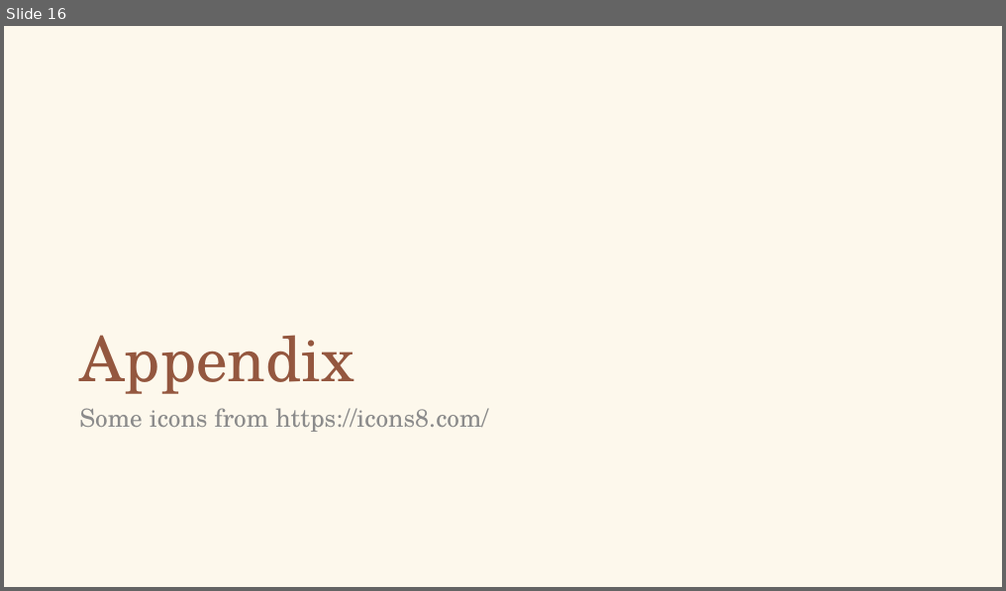
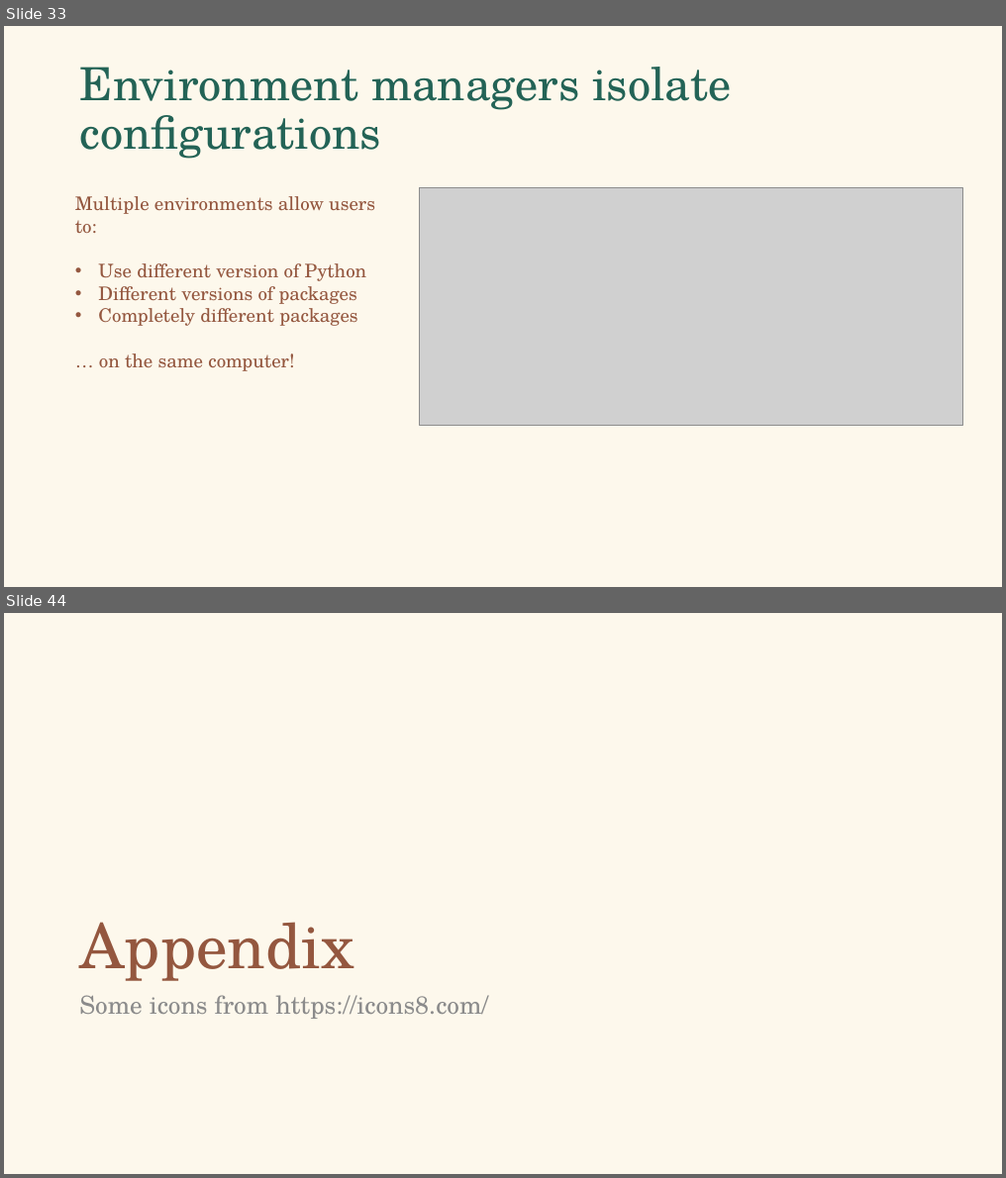
Before and after one commit to falconair/ProgrammingForAnalytics, a slide deck: lectures/080_env_pkg_management/Python environment and package management.pptx. Shown one above the other, each under a label of ours: slide 16 before the commit, slides 33 and 44 after it; the slides between them are not shown. The pictures are 1006x591 and 1006x1178 pixels, drawn with LibreOffice and Linux fonts; fonts in the diff are those of the drawing; grey boxes stand for pictures. Boxes give left, top, right and bottom in pixels: in the first picture for what was removed or moved away, otherwise in the second. Text is boxed around its words. In the diff, an @@ line names an element or a change of style, - is before the commit and + after.

```diff
--- a/lectures/080_env_pkg_management/Python environment and package management.pptx
+++ b/lectures/080_env_pkg_management/Python environment and package management.pptx
@@ slide 33 added at bbox=[4, 26, 1002, 587], background #FDF8EC @@
@@ title added at bbox=[80, 67, 732, 159], 44 pt, text #236356 @@
+Environment managers isolate configurations
@@ text added at bbox=[75, 196, 375, 372], 18 pt, text #94573F @@
+Multiple environments allow users to:
+• Use different version of Python
+• Different versions of packages
+• Completely different packages
+… on the same computer!
@@ picture added at bbox=[419, 188, 963, 426] @@
@@ what was slide 16 is now slide 44 @@
```
Also in this commit, not shown: 5 slides changed, 29 other slides added.
